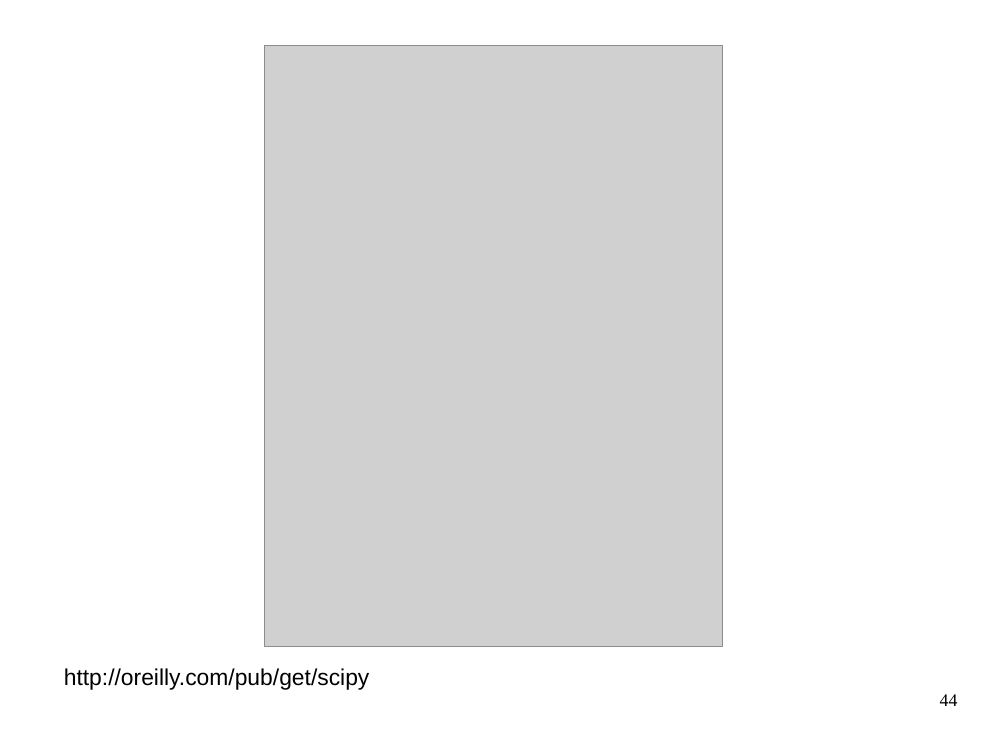
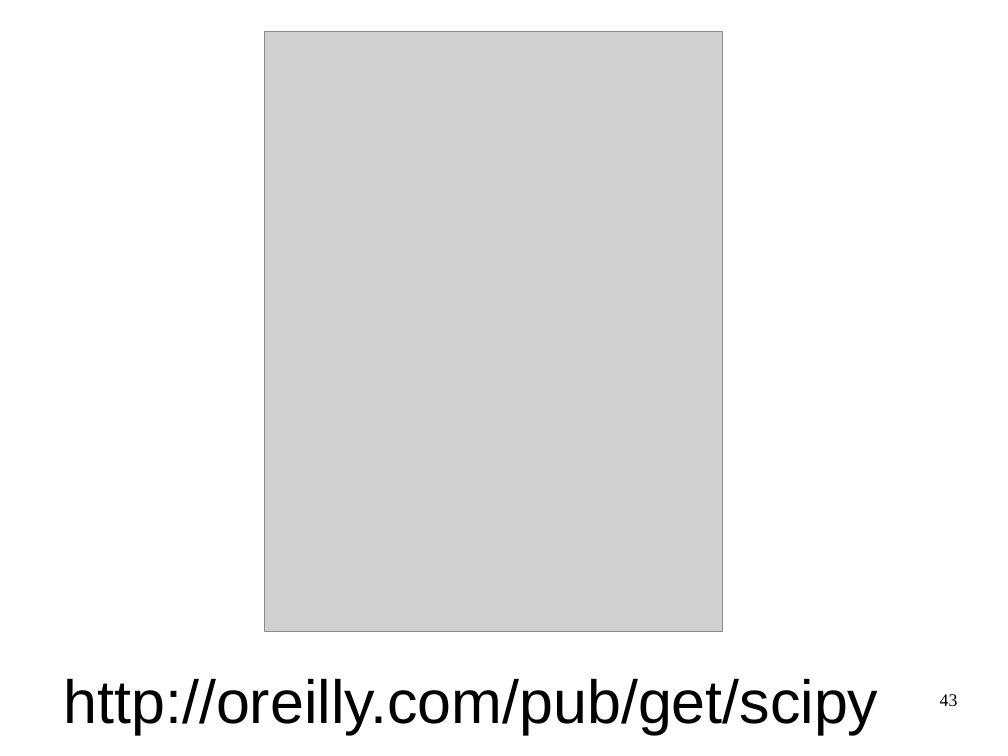
Before and after one commit to amueller/talks_odt, a slide deck: slide 43 of automating_machine_learning_scipy2016.odp (slide 44 before the commit). Drawn at 1008x756 pixels with LibreOffice and Linux fonts; fonts in the diff are those of the drawing; grey boxes stand for pictures. Boxes give left, top, right and bottom in pixels: in the first picture for what was removed or moved away, otherwise in the second. Text is boxed around its words. In the diff, an @@ line names an element or a change of style, - is before the commit and + after.

Commit message:
final automating machine learning scipy (some stuff got deleted wtf?) and add pdf

```diff
--- a/automating_machine_learning_scipy2016.odp
+++ b/automating_machine_learning_scipy2016.odp
@@ picture moved from (x1=264, y1=46, x2=723, y2=647) to (x1=264, y1=31, x2=723, y2=632) @@
@@ text "http://oreilly.com/pub/get/scipy" at (x1=64, y1=678, x2=879, y2=735): size 18 to 48 pt @@
@@ page number at (x1=940, y1=694, x2=958, y2=706): text changed @@
-44
+43
```
Also in this commit, not shown: 10 other slides changed, 2 slides added, 2 slides removed, 1 other file.
